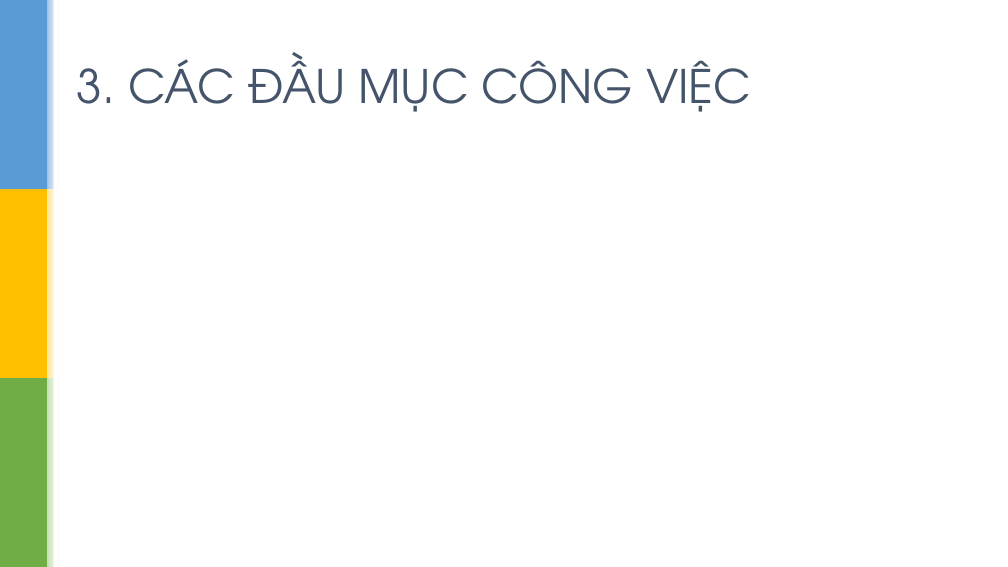
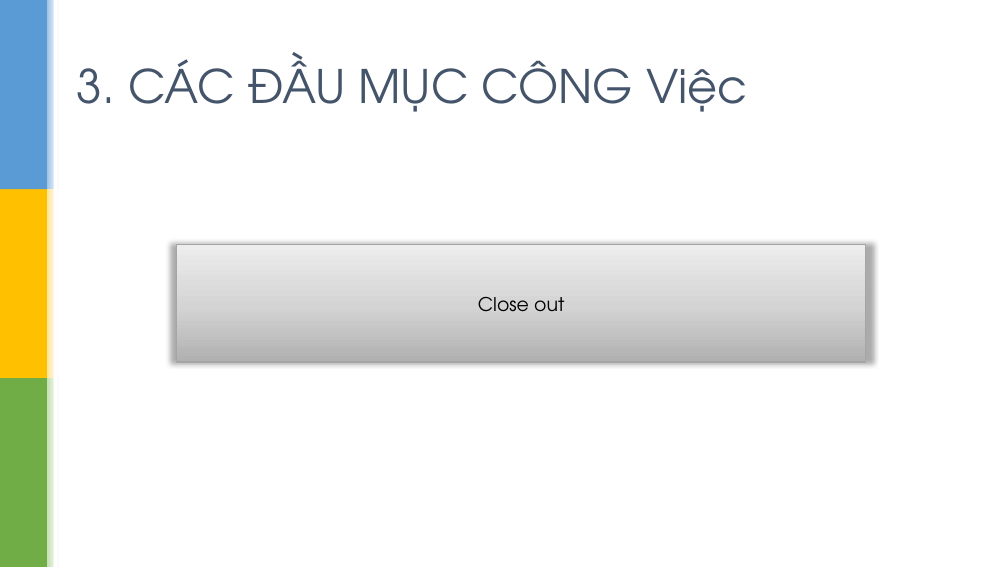
Before and after one commit to sondc/SWM_Project, a slide deck: slide 12 of Document/Slide_Project.pptx (slide 8 before the commit). Drawn at 1008x567 pixels with LibreOffice and Linux fonts; fonts in the diff are those of the drawing; background and template pictures are left out. Boxes give left, top, right and bottom in pixels: in the first picture for what was removed or moved away, otherwise in the second. Text is boxed around its words. In the diff, an @@ line names an element or a change of style, - is before the commit and + after.

```diff
--- a/Document/Slide_Project.pptx
+++ b/Document/Slide_Project.pptx
@@ title at (77,54,748,112): text changed @@
-3. CÁC ĐẦU MỤC CÔNG VIỆC
+3. CÁC ĐẦU MỤC CÔNG Việc
@@ rectangle added at (177,245,866,362), fill gradient #B1B1B1 to #D5D5D5 to #EDEDED, outline #A5A5A5 1 pt, 18 pt, text #000000 @@
+Close out
```
Also in this commit, not shown: 1 other slide changed, 4 slides added, 1 slide removed.
